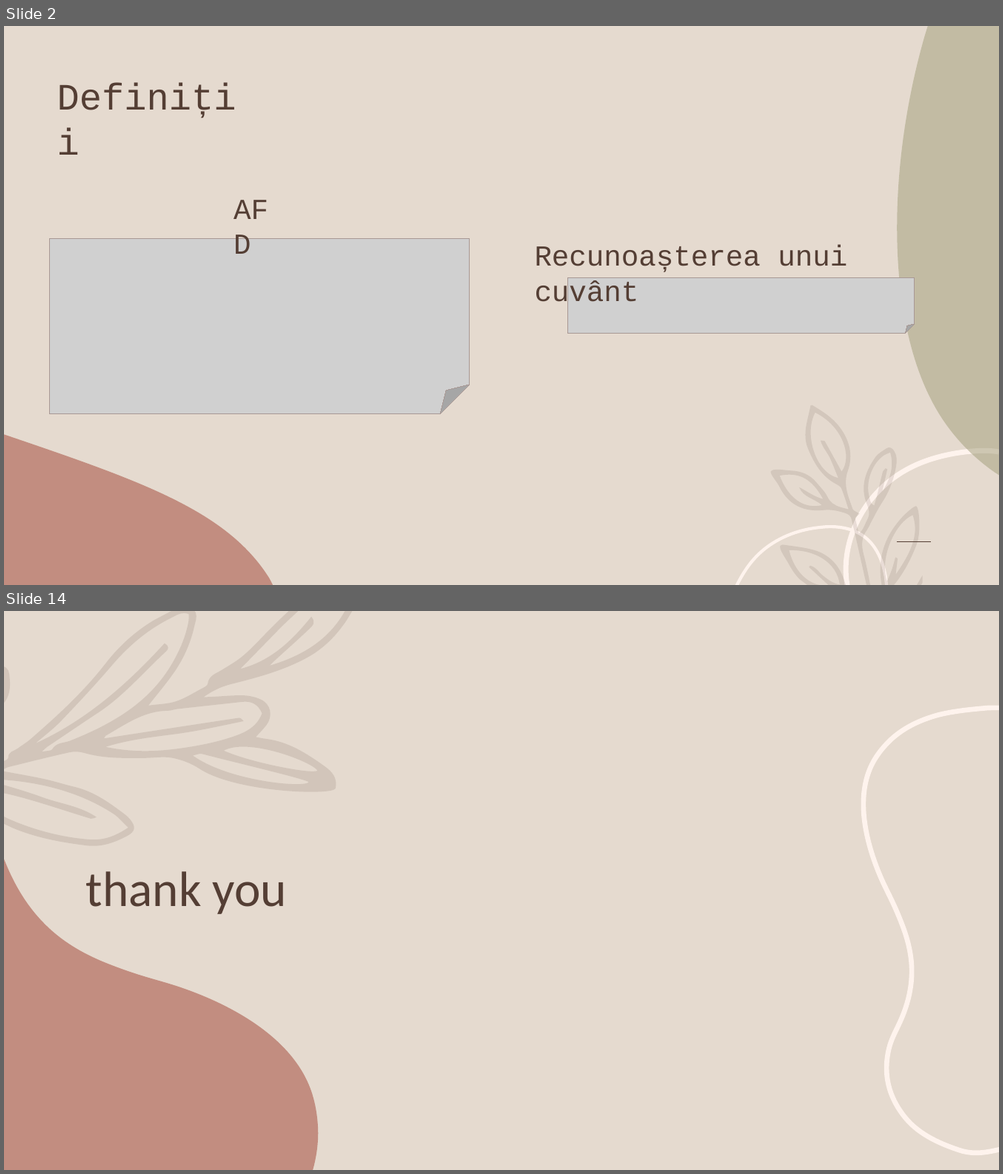
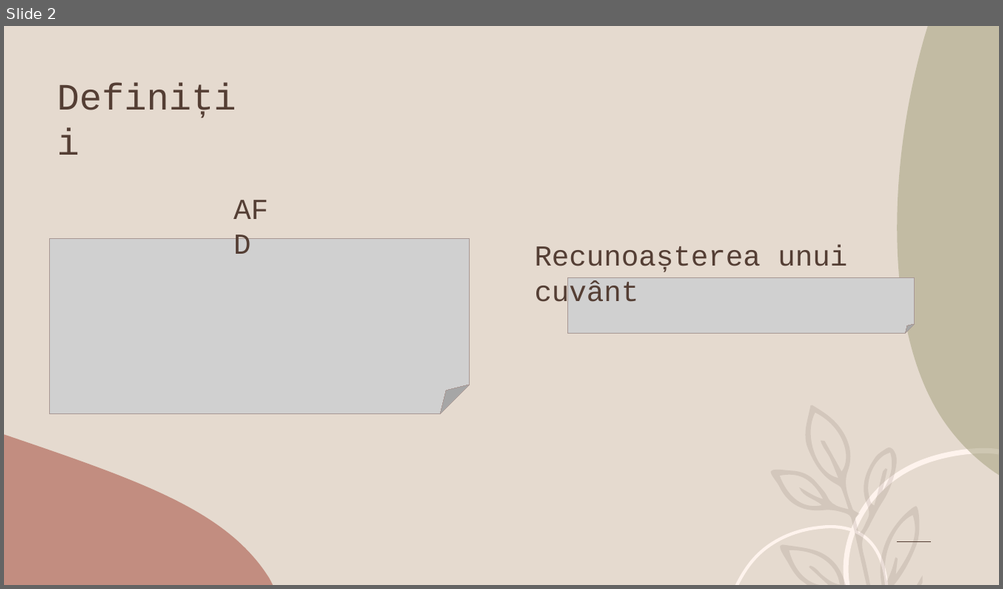
Before and after one commit to Irseora/Limbaje-Formale, a slide deck: DFA/Automat Finit Determinist.pptx. Shown one above the other, each under a label of ours: slides 2 and 14 before the commit, slide 2 after it; the slides between them are not shown. The pictures are 1003x1174 and 1003x589 pixels, drawn with LibreOffice and Linux fonts; fonts in the diff are those of the drawing; grey boxes stand for pictures. Boxes give left, top, right and bottom in pixels: in the first picture for what was removed or moved away, otherwise in the second. Text is boxed around its words. In the diff, an @@ line names an element or a change of style, - is before the commit and + after.

```diff
--- a/DFA/Automat Finit Determinist.pptx
+++ b/DFA/Automat Finit Determinist.pptx
@@ slide 14 removed at (x1=4, y1=611, x2=999, y2=1170), background #E5DACF @@
@@ freeform shape removed at (x1=4, y1=611, x2=353, y2=846) @@
@@ freeform shape removed at (x1=864, y1=708, x2=999, y2=1153) @@
@@ freeform shape removed at (x1=4, y1=856, x2=318, y2=1170) @@
@@ title removed at (x1=86, y1=871, x2=287, y2=914) @@
-thank you
```
Also in this commit, not shown: 6 slides changed, 11 slides added, 6 other slides removed, 2 other files.
